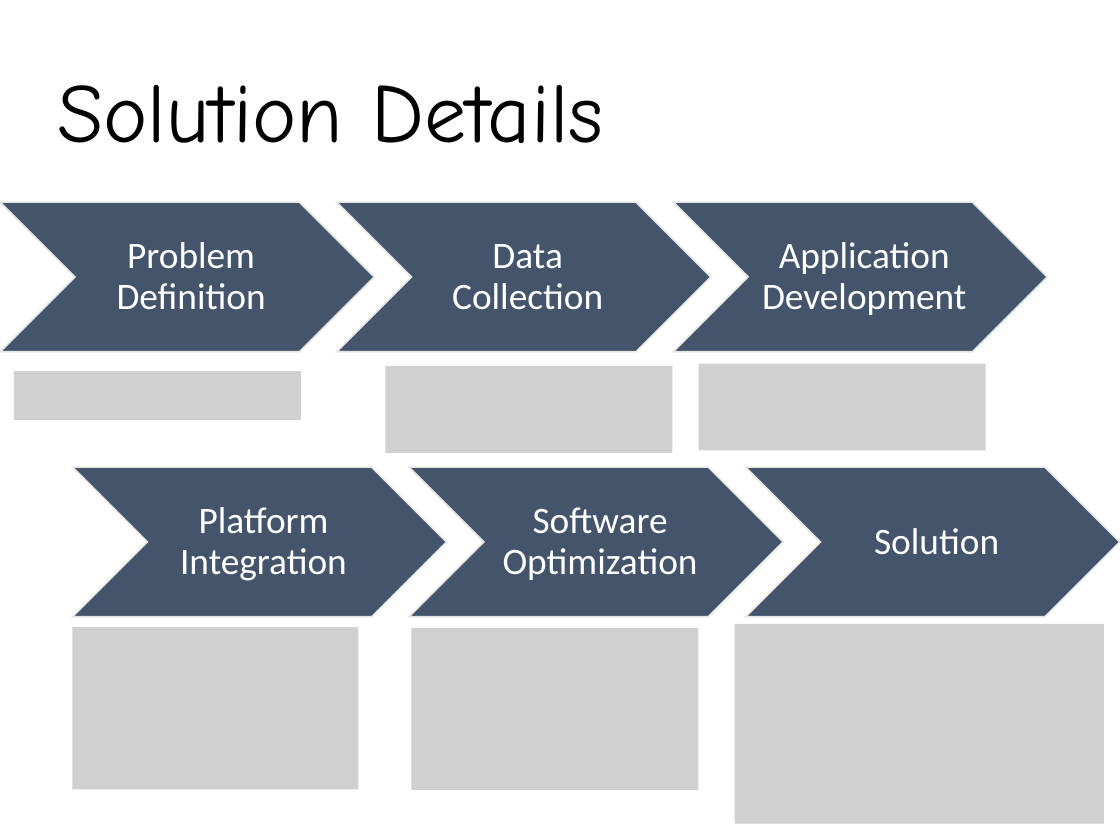
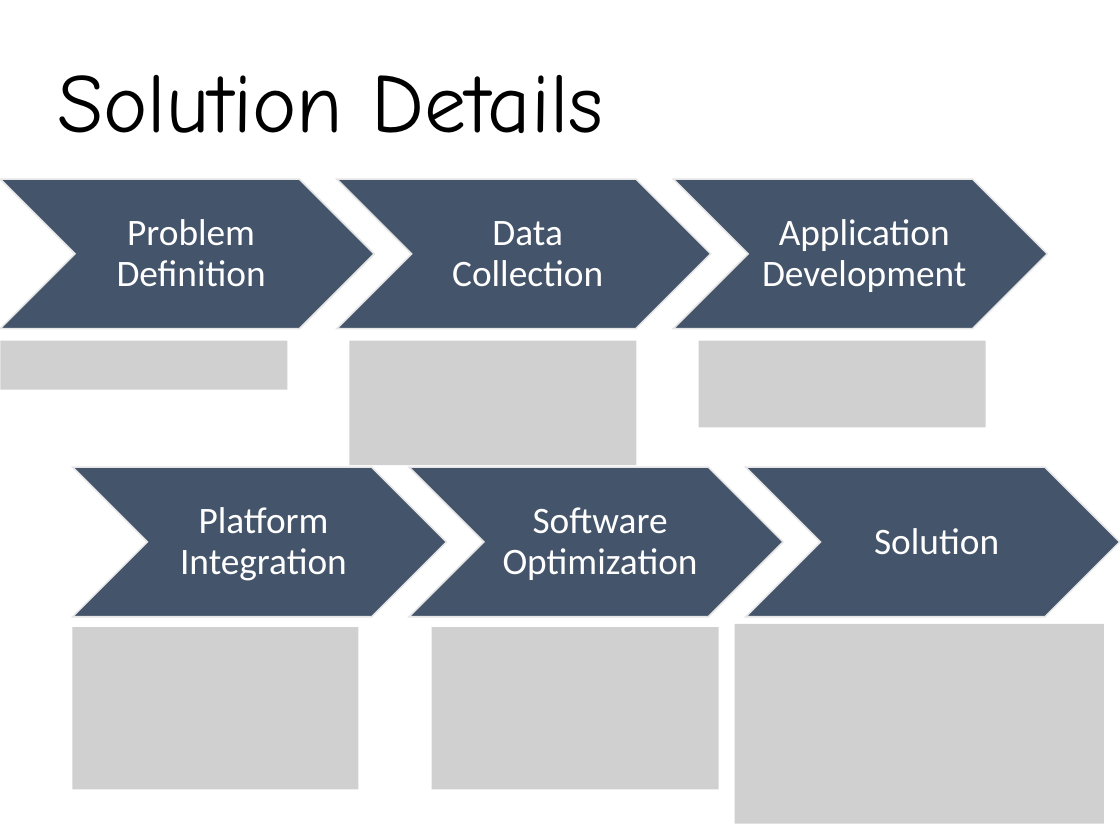
Before and after one commit to hunghw/2017NASA_NCTUBeach, a slide deck: slide 9 of 2017 NASA Hackathon Taiwan.pptx. Drawn at 1120x840 pixels with LibreOffice and Linux fonts; fonts in the diff are those of the drawing; grey boxes stand for pictures. Boxes give left, top, right and bottom in pixels: in the first picture for what was removed or moved away, otherwise in the second. Text is boxed around its words. In the diff, an @@ line names an element or a change of style, - is before the commit and + after.

```diff
--- a/2017 NASA Hackathon Taiwan.pptx
+++ b/2017 NASA Hackathon Taiwan.pptx
@@ text "Solution Details": place and size @@
-text "Solution Details" at (57,85,603,143)
+text "Solution Details" at (57,75,603,133)
@@ 3 texts, 3 chevrons, 1 picture: place and size @@
-3 texts, 3 chevrons, 1 picture at (0,203,1047,450)
+3 texts, 3 chevrons, 1 picture at (0,179,1047,427)
@@ picture: place and size @@
-picture at (13,371,300,420)
+picture at (0,340,287,390)
@@ picture: place and size @@
-picture at (385,366,672,452)
+picture at (349,340,636,465)
@@ picture: place and size @@
-picture at (411,628,698,791)
+picture at (431,627,718,790)
```
Also in this commit, not shown: 5 other slides changed.
